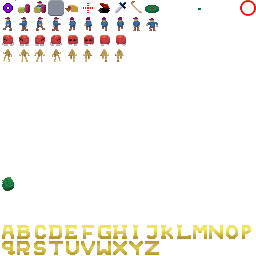
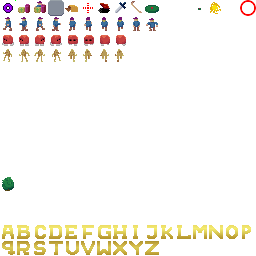
Revision of a layered (256, 256) image; what changed, layer by layer:
painted on "Bakgrund" over [210, 2, 221, 14]
